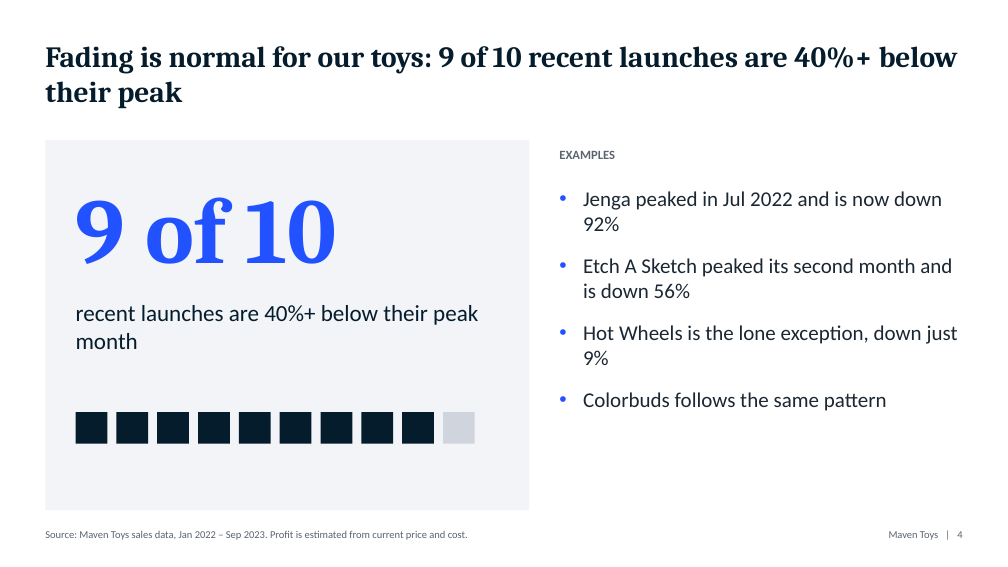
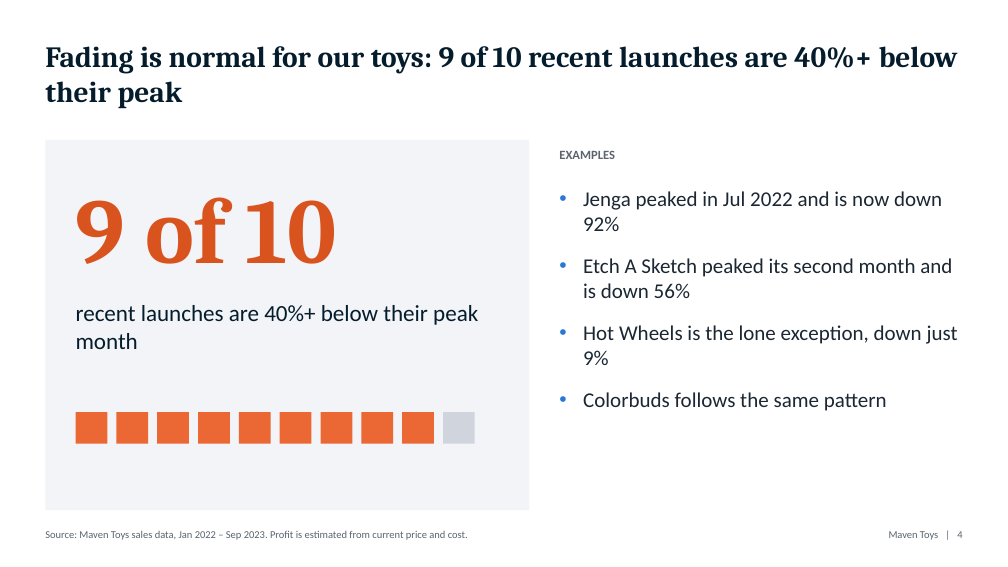
Before and after one commit to surajko9000/maven-toys-ai-analytics, a slide deck: slide 4 of site/deck/Colorbuds_to_Playfoam.pptx. Drawn at 1008x567 pixels with LibreOffice and Linux fonts; fonts in the diff are those of the drawing. Boxes give left, top, right and bottom in pixels: in the first picture for what was removed or moved away, otherwise in the second. Text is boxed around its words. In the diff, an @@ line names an element or a change of style, - is before the commit and + after.

```diff
--- a/site/deck/Colorbuds_to_Playfoam.pptx
+++ b/site/deck/Colorbuds_to_Playfoam.pptx
@@ text "9 of 10" at [76,197,337,264]: text colour #2251FF to #D9531E @@
@@ text "Jenga peaked in Jul 2022 ..." at [583,191,958,411]: bullet colour #2251FF to #2A78D6 @@
@@ fill #051C2C to #EB6834 in 9 elements at [76,412,107,444], [116,412,148,444], [157,412,189,444], [198,412,230,444], [239,412,271,444], [280,412,312,444], [321,412,352,444], [361,412,393,444], [402,412,434,444] @@
```
Also in this commit, not shown: 5 other slides changed, 8 other files.
